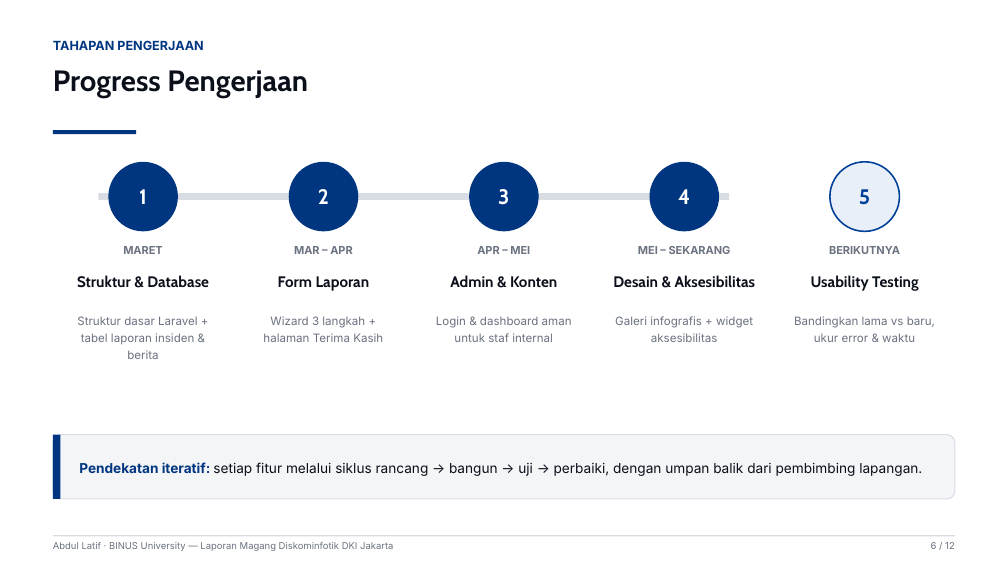
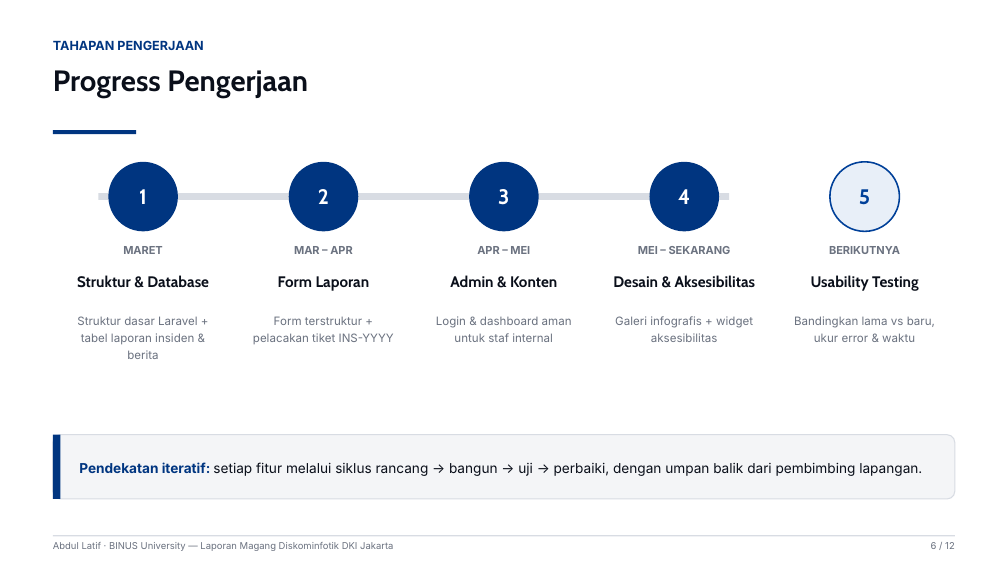
Before and after one commit to delltipe/new-csirt, a slide deck: slide 6 of presentation/Presentasi_Magang_CSIRT_DKI_Jakarta.pptx. Drawn at 1008x567 pixels with LibreOffice and Linux fonts; fonts in the diff are those of the drawing. Boxes give left, top, right and bottom in pixels: in the first picture for what was removed or moved away, otherwise in the second. Text is boxed around its words. In the diff, an @@ line names an element or a change of style, - is before the commit and + after.

```diff
--- a/presentation/Presentasi_Magang_CSIRT_DKI_Jakarta.pptx
+++ b/presentation/Presentasi_Magang_CSIRT_DKI_Jakarta.pptx
@@ text at [253,316,394,344]: text changed @@
-Wizard 3 langkah + halaman Terima Kasih
+Form terstruktur + pelacakan tiket INS-YYYY
```
Also in this commit, not shown: 5 other slides changed, 3 other files.
